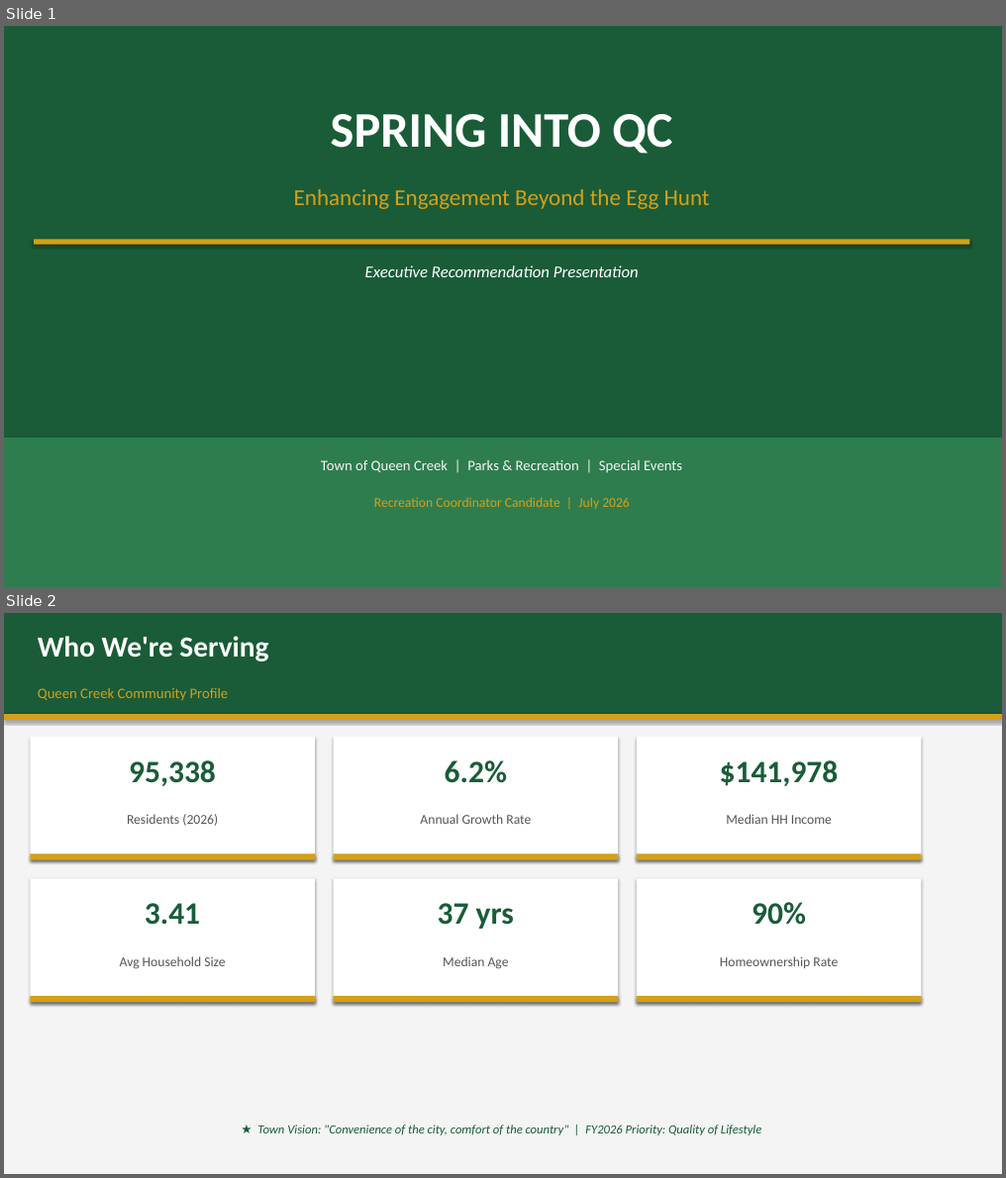
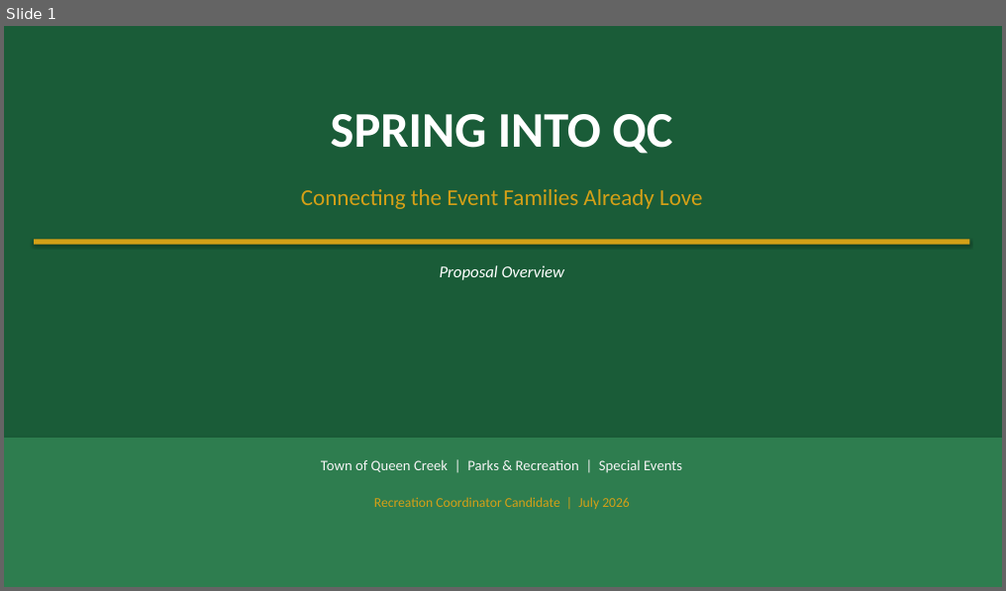
Before and after one commit to billy12/qc, a slide deck: SpringIntoQC_Presentation.pptx. Shown one above the other, each under a label of ours: slides 1 and 2 before the commit, slide 1 after it. The pictures are 1006x1178 and 1006x591 pixels, drawn with LibreOffice and Linux fonts; fonts in the diff are those of the drawing. Boxes give left, top, right and bottom in pixels: in the first picture for what was removed or moved away, otherwise in the second. Text is boxed around its words. In the diff, an @@ line names an element or a change of style, - is before the commit and + after.

```diff
--- a/SpringIntoQC_Presentation.pptx
+++ b/SpringIntoQC_Presentation.pptx
@@ slide 2 removed at (4, 613, 1002, 1174), background #FFFFFF @@
@@ rectangle removed at (4, 613, 1002, 1174) @@
@@ rectangle removed at (4, 613, 1002, 714) @@
@@ text removed at (38, 636, 268, 662) @@
-Who We're Serving
@@ text removed at (38, 688, 229, 701) @@
-Queen Creek Community Profile
@@ rectangle removed at (4, 714, 1002, 720) @@
@@ rectangle removed at (30, 737, 315, 861) @@
@@ text removed at (129, 761, 216, 786) @@
-95,338
@@ rectangle removed at (334, 737, 618, 861) @@
@@ text removed at (445, 761, 507, 783) @@
-6.2%
@@ rectangle removed at (637, 737, 921, 861) @@
@@ text removed at (720, 761, 839, 786) @@
-$141,978
@@ text removed at (127, 814, 218, 826) @@
-Residents (2026)
@@ text removed at (420, 814, 531, 824) @@
-Annual Growth Rate
@@ text removed at (726, 814, 832, 824) @@
-Median HH Income
@@ rectangle removed at (30, 854, 315, 861) @@
@@ rectangle removed at (30, 878, 315, 1002) @@
@@ rectangle removed at (334, 854, 618, 861) @@
@@ rectangle removed at (334, 878, 618, 1002) @@
@@ rectangle removed at (637, 854, 921, 861) @@
@@ rectangle removed at (637, 878, 921, 1002) @@
@@ text removed at (145, 903, 200, 925) @@
-3.41
@@ text removed at (438, 903, 514, 929) @@
-37 yrs
@@ text removed at (751, 902, 806, 925) @@
-90%
@@ text removed at (120, 957, 225, 969) @@
-Avg Household Size
@@ text removed at (443, 957, 509, 969) @@
-Median Age
@@ text removed at (720, 957, 838, 968) @@
-Homeownership Rate
@@ rectangle removed at (30, 996, 315, 1002) @@
@@ rectangle removed at (334, 996, 618, 1002) @@
@@ rectangle removed at (637, 996, 921, 1002) @@
@@ text removed at (257, 1125, 761, 1136) @@
-★ Town Vision: "Convenience of the city, comfort of the country" | FY2026 Priority: Quality of Lifestyle
@@ slide 1 changed as well @@
@@ text at (301, 189, 702, 209): text changed @@
-Enhancing Engagement Beyond the Egg Hunt
+Connecting the Event Families Already Love
@@ text at (440, 266, 564, 280): text changed @@
-Executive Recommendation Presentation
+Proposal Overview
```
Also in this commit, not shown: 1 other slide changed, 8 slides added, 8 other slides removed, 9 other files.
